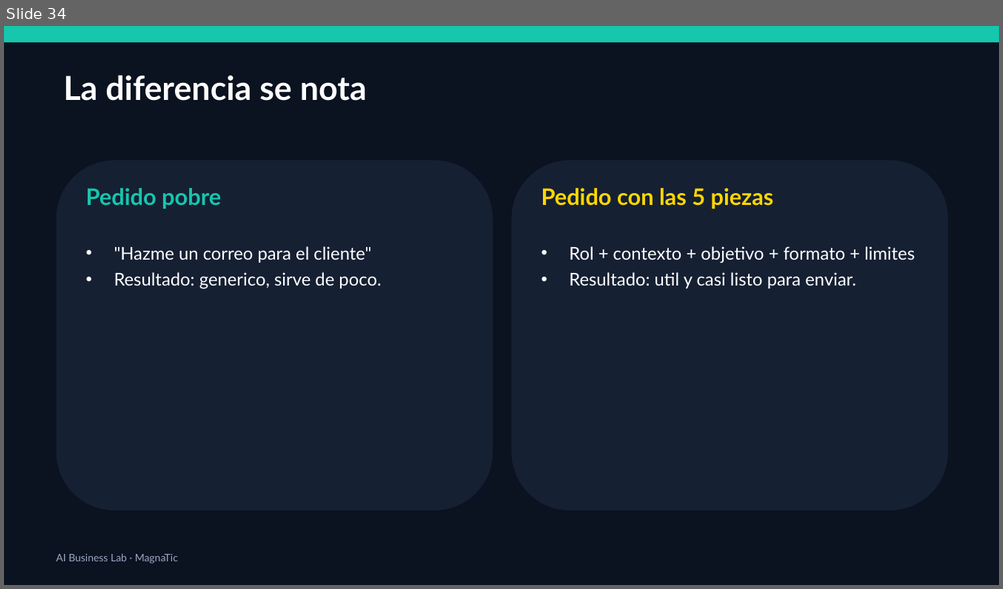
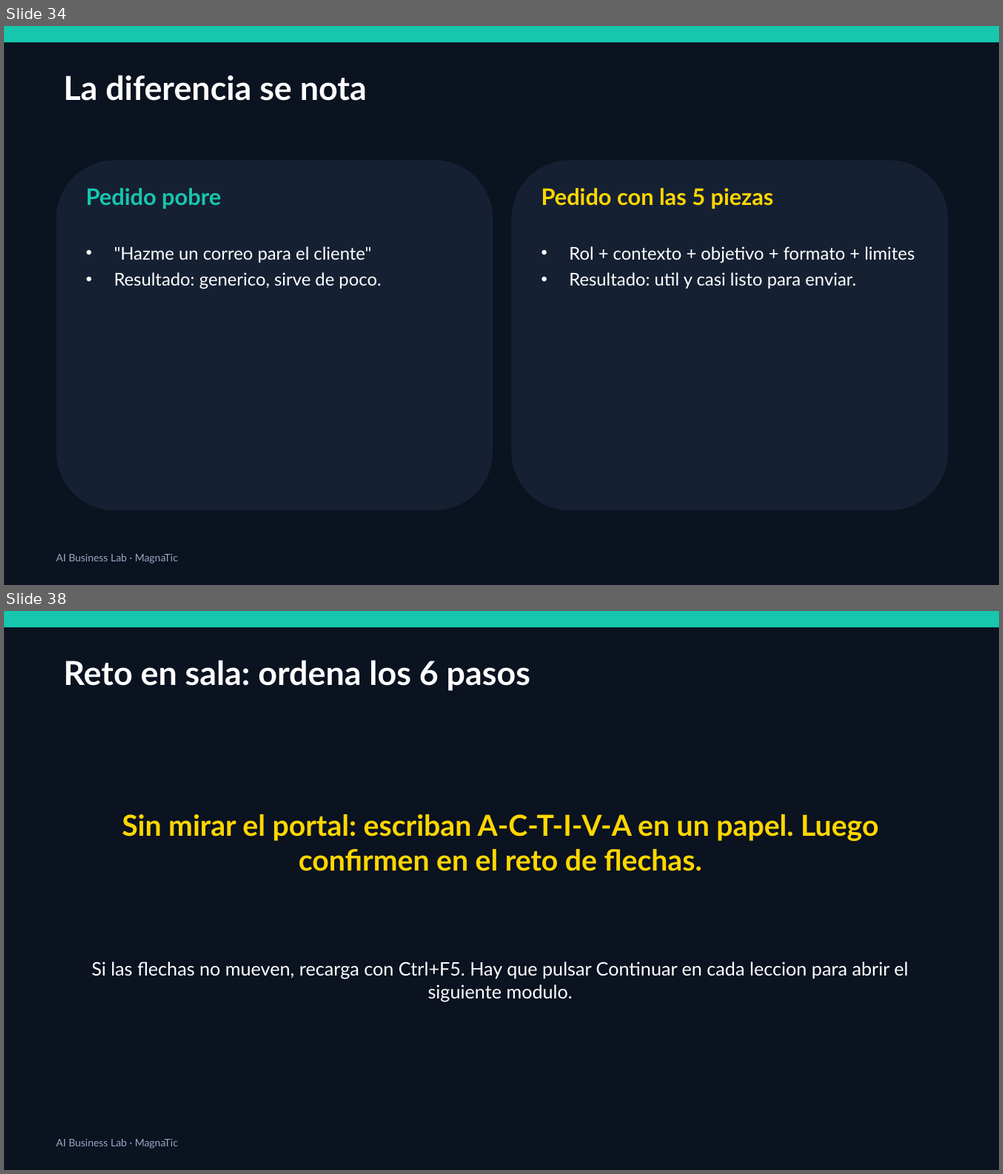
Before and after one commit to xander0408/CURSOS, a slide deck: AI-Business-Lab-Presentacion.pptx. Shown one above the other, each under a label of ours: slide 34 before the commit, slides 34 and 38 after it; the slides between them are not shown. The pictures are 1003x589 and 1003x1174 pixels, drawn with LibreOffice and Linux fonts; fonts in the diff are those of the drawing. Boxes give left, top, right and bottom in pixels: in the first picture for what was removed or moved away, otherwise in the second. Text is boxed around its words. In the diff, an @@ line names an element or a change of style, - is before the commit and + after.

```diff
--- a/AI-Business-Lab-Presentacion.pptx
+++ b/AI-Business-Lab-Presentacion.pptx
@@ slide 38 added at (4, 611, 999, 1170), background #0B1220 @@
@@ rectangle added at (4, 611, 999, 627), fill #16C6AD @@
@@ text added at (63, 660, 530, 691), 32 pt, text #FFFFFF, bold @@
+Reto en sala: ordena los 6 pasos
@@ text added at (122, 815, 878, 871), 28 pt, text #FFD700, bold @@
+Sin mirar el portal: escriban A-C-T-I-V-A en un papel. Luego confirmen en el reto de flechas.
@@ text added at (91, 962, 908, 1002), 18 pt, text #FFFFFF @@
+Si las flechas no mueven, recarga con Ctrl+F5. Hay que pulsar Continuar en cada leccion para abrir el siguiente modulo.
@@ text added at (56, 1139, 178, 1149), 10 pt, text #9AA8C2 @@
+AI Business Lab · MagnaTic
```
Also in this commit, not shown: 3 slides changed, 13 other slides added, 13 other files.
